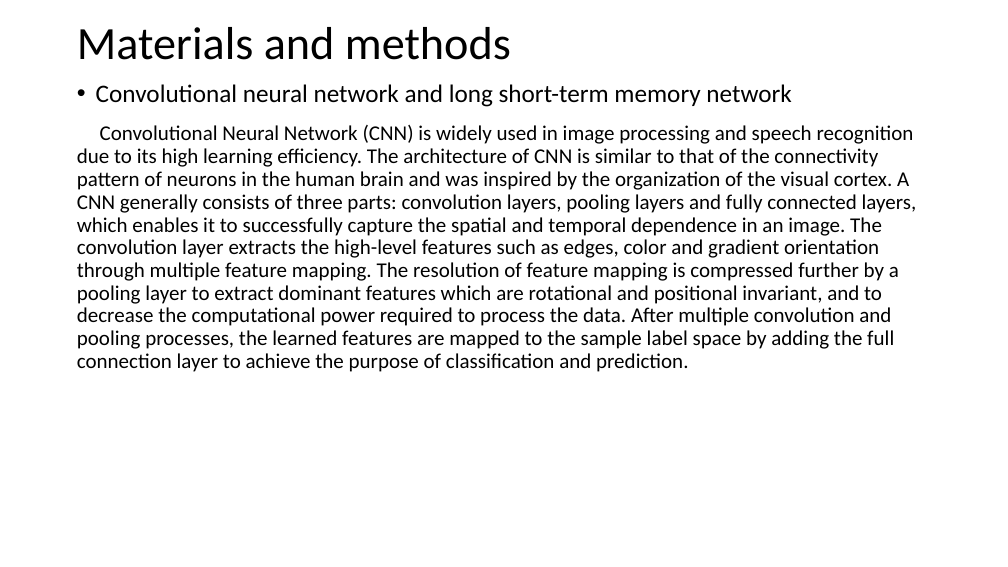
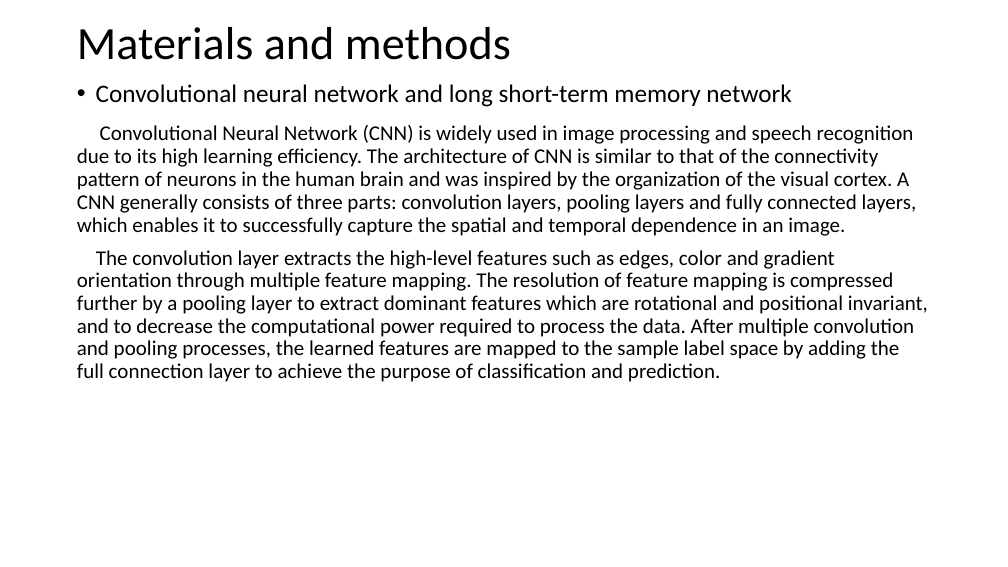
Before and after one commit to YanChengHuang/paper_implement, a slide deck: slide 36 of Deep6mA/Presentation/deep6mA.pptx. Drawn at 1008x567 pixels with LibreOffice and Linux fonts; fonts in the diff are those of the drawing. Boxes give left, top, right and bottom in pixels: in the first picture for what was removed or moved away, otherwise in the second. Text is boxed around its words. In the diff, an @@ line names an element or a change of style, - is before the commit and + after.

Commit message:
add sth

```diff
--- a/Deep6mA/Presentation/deep6mA.pptx
+++ b/Deep6mA/Presentation/deep6mA.pptx
@@ text at (77, 125, 928, 382): text changed @@
-Convolutional Neural Network (CNN) is widely used in image processing and speech recognition due to its high learning efficiency. The architecture of CNN is similar to that of the connectivity pattern of neurons in the human brain and was inspired by the organization of the visual cortex. A CNN generally consists of three parts: convolution layers, pooling layers and fully connected layers, which enables it to successfully capture the spatial and temporal dependence in an image. The convolution layer extracts the high-level features such as edges, color and gradient orientation through multiple feature mapping. The resolution of feature mapping is compressed further by a pooling layer to extract dominant features which are rotational and positional invariant, and to decrease the computational power required to process the data. After multiple convolution and pooling processes, the learned features are mapped to the sample label space by adding the full connection layer to achieve the purpose of classification and prediction.
+Convolutional Neural Network (CNN) is widely used in image processing and speech recognition due to its high learning efficiency. The architecture of CNN is similar to that of the connectivity pattern of neurons in the human brain and was inspired by the organization of the visual cortex. A CNN generally consists of three parts: convolution layers, pooling layers and fully connected layers, which enables it to successfully capture the spatial and temporal dependence in an image.
+The convolution layer extracts the high-level features such as edges, color and gradient orientation through multiple feature mapping. The resolution of feature mapping is compressed further by a pooling layer to extract dominant features which are rotational and positional invariant, and to decrease the computational power required to process the data. After multiple convolution and pooling processes, the learned features are mapped to the sample label space by adding the full connection layer to achieve the purpose of classification and prediction.
```
Also in this commit, not shown: 6 slides added.
